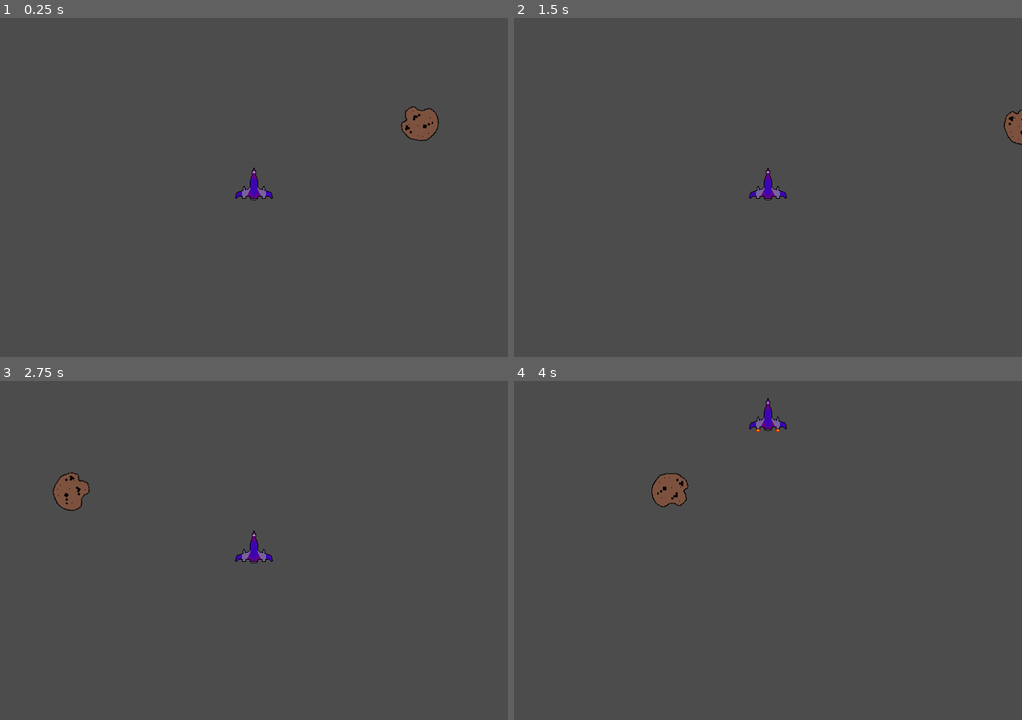
Above: before the commit, frames 1-4 (two rows, left to right).
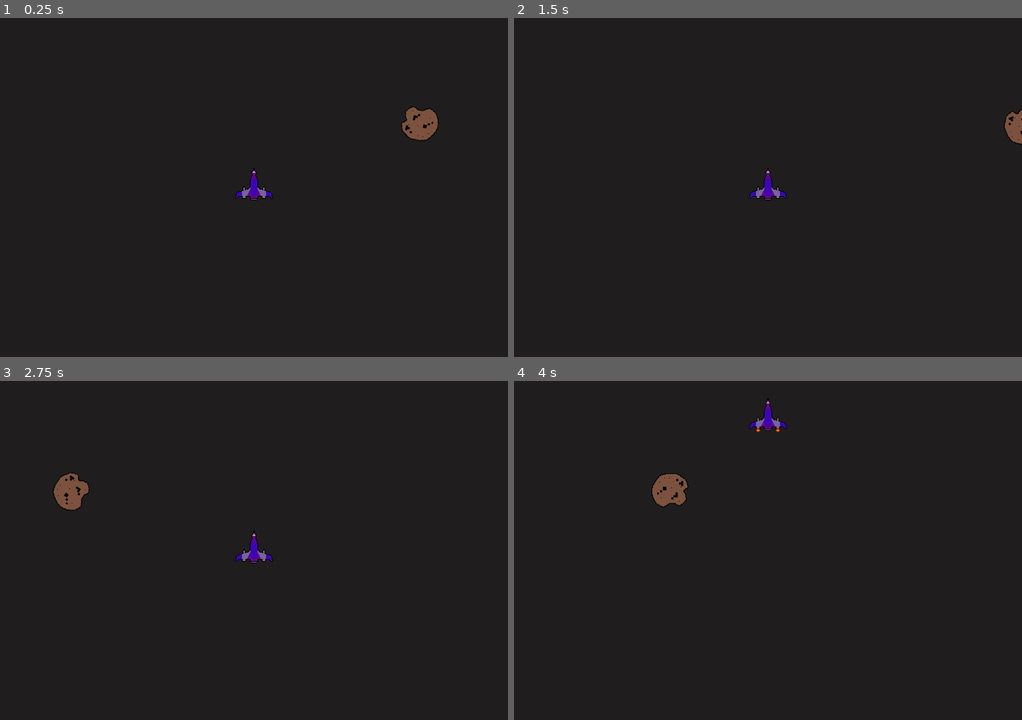
Above: after the commit, the same moments.

Repository: Ricardo41Costa/AsteroidGoDot
Game: Godot game, scene res://Scenes/Main.tscn
Same seed, same stepped clock (60 frames per second), same inputs: the game is played once before the commit and once after it.
Inputs:
- Up to frame 1 (0.25 s): no input
- Up to frame 2 (1.5 s): tap Enter (ui_accept) at 0.5, 0.77 s; hold Right (ui_right) 0.53-1.28 s; hold Left (ui_left) from 1.28 s (still down)
- Up to frame 3 (2.75 s): tap Enter (ui_accept) at 1.52 s; release Left (ui_left) at 2.03 s; hold Right (ui_right) from 2.03 s (still down)
- Up to frame 4 (4 s): release Right (ui_right) at 2.78 s; hold Up (ui_up) 2.78-3.53 s; tap Enter (ui_accept) at 3.02, 3.77 s; hold Left (ui_left) from 3.53 s (still down)

The runs differ from the first frame. In frame 1, 99% of the frame differs, in the area x 0-100%, y 0-100%; in frame 2, 99%; in frame 3, 99%; in frame 4, 99%.

Commit message:
collision are working greeeeat

Diff:
--- a/Scenes/Comet_Type_1.tscn
+++ b/Scenes/Comet_Type_1.tscn
@@ -5,6 +5,7 @@
 
 [node name="Comet" type="Area2D"]
 position = Vector2( 0.125, 0.0625 )
+collision_mask = 6
 script = ExtResource( 2 )
 
 [node name="Sprite" type="Sprite" parent="."]
--- a/Scenes/SpaceShip.tscn
+++ b/Scenes/SpaceShip.tscn
@@ -111,6 +111,7 @@
 
 [node name="SpaceShip" type="KinematicBody2D"]
 position = Vector2( 0.125, 0 )
+collision_layer = 2
 script = ExtResource( 2 )
 bulletScene = ExtResource( 3 )
 
--- a/Scenes/bullet.tscn
+++ b/Scenes/bullet.tscn
@@ -8,6 +8,7 @@
 height = 0.904995
 
 [node name="Bullet" type="RigidBody2D"]
+collision_layer = 4
 gravity_scale = 0.0
 script = ExtResource( 2 )
 __meta__ = {
--- a/project.godot
+++ b/project.godot
@@ -24,10 +24,20 @@
 window/size/width=720
 window/size/height=480
 
+[layer_names]
+
+2d_render/layer_1="Comet"
+2d_physics/layer_1="Comet"
+2d_render/layer_2="SpaceShip"
+2d_physics/layer_2="SpaceShip"
+2d_render/layer_3="Bullet"
+2d_physics/layer_3="Bullet"
+
 [logging]
 
 file_logging/enable_file_logging=true
 
 [rendering]
 
+environment/default_clear_color=Color( 0.12549, 0.117647, 0.117647, 1 )
 environment/default_environment="res://default_env.tres"
Not shown, changed: .DS_Store
